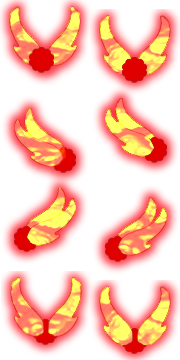
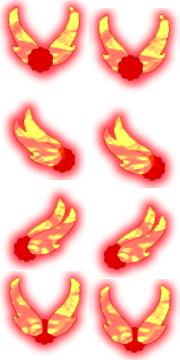
Layer changes from the first w=180, h=360 image to the second:
added layer "Layer 17" above "Layer 16" over 0, 0, 180, 360
hid "Layer 16" over 10, 7, 170, 346
hid "Layer 7" over 2, 175, 179, 275
hid "Layer 10" over 90, 280, 180, 360
hid "Wing 1 copy 4" over 47, 276, 82, 338
hid "Wing 1 copy 3" over 10, 276, 45, 338
hid "Body copy 2" over 33, 319, 58, 345
hid "Layer 8 copy" over 1, 271, 95, 354
hid "Body copy" over 29, 47, 54, 73
hid "Wing 1 copy 2" over 46, 5, 81, 67
hid "Wing 1 copy" over 9, 5, 44, 67
hid "Layer 8" over 0, 0, 94, 83
hid "Layer 9" over 90, 9, 180, 96
hid "Layer 6" over 91, 86, 179, 176
hid "Wing 1" over 14, 119, 64, 167
hid "Body" over 51, 147, 76, 173
hid "Wing 2" over 24, 108, 66, 163
hid "Layer 5" over 1, 99, 88, 186
